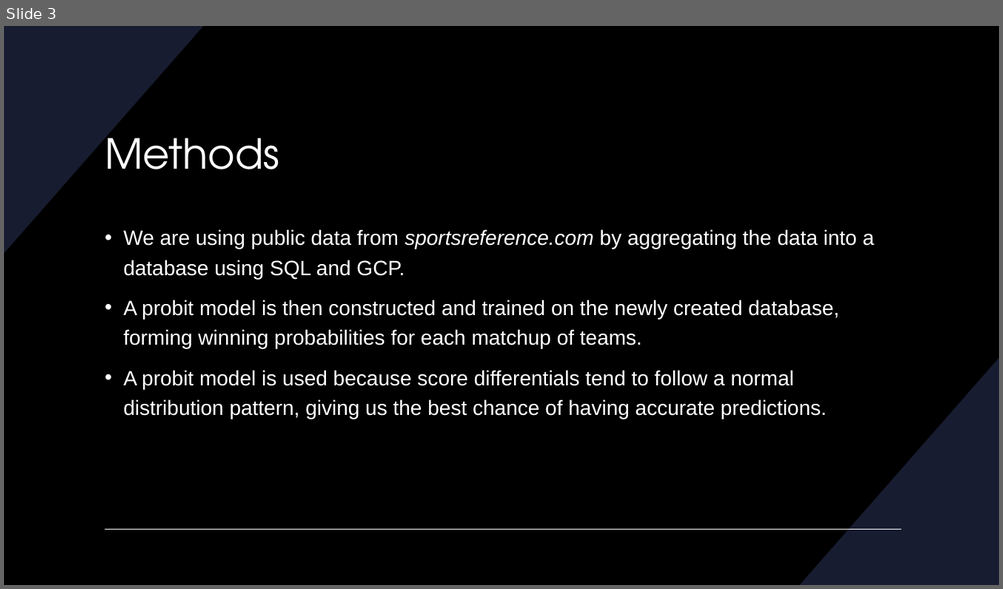
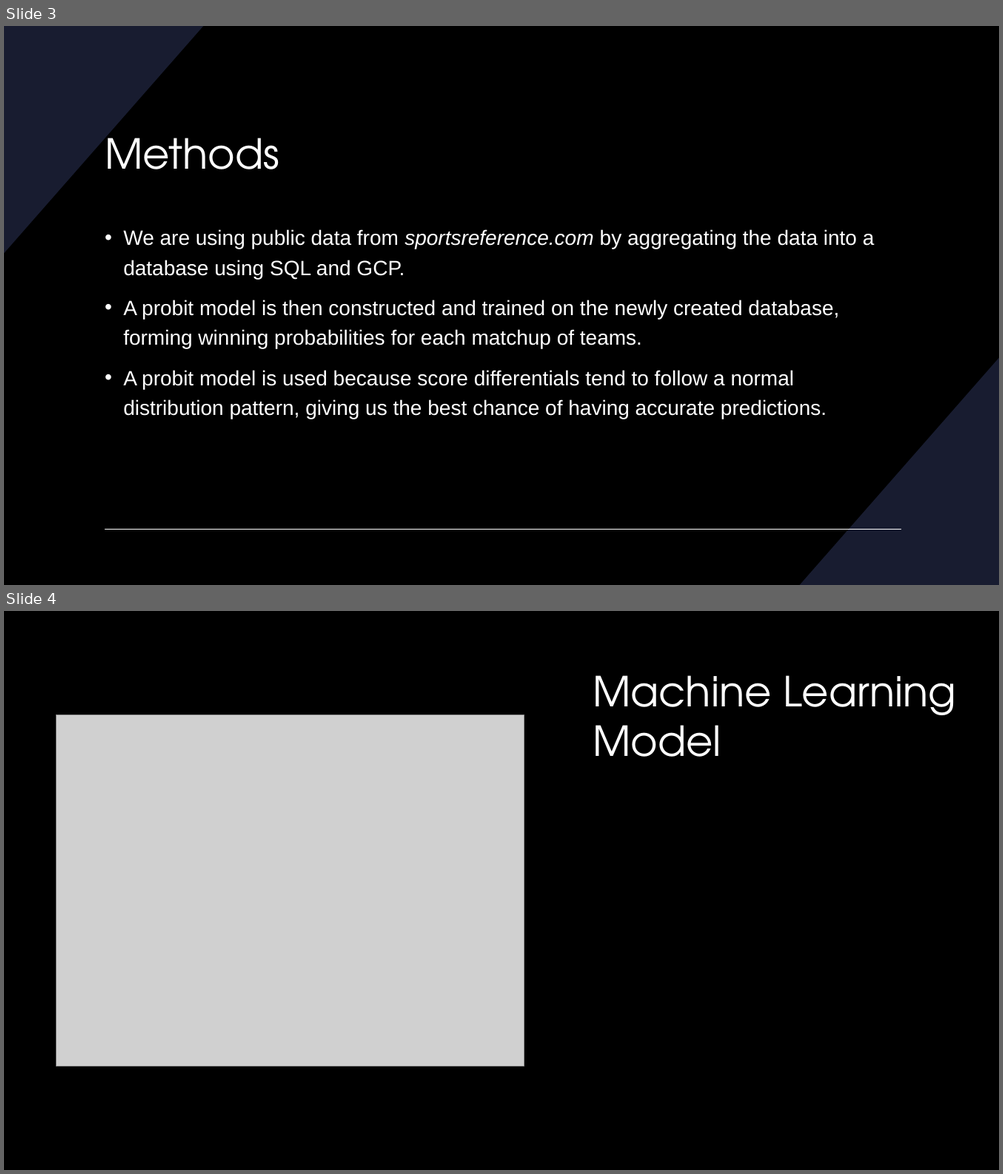
Before and after one commit to crawleyliam/NBA_playoff_bracket, a slide deck: NBA Playoff Powerpoint.pptx. Shown one above the other, each under a label of ours: slide 3 before the commit, slides 3 and 4 after it. The pictures are 1003x589 and 1003x1174 pixels, drawn with LibreOffice and Linux fonts; fonts in the diff are those of the drawing; grey boxes stand for pictures. Boxes give left, top, right and bottom in pixels: in the first picture for what was removed or moved away, otherwise in the second. Text is boxed around its words. In the diff, an @@ line names an element or a change of style, - is before the commit and + after.

Commit message:
Added chart.

```diff
--- a/NBA Playoff Powerpoint.pptx
+++ b/NBA Playoff Powerpoint.pptx
@@ slide 4 added at <box>4,611,999,1170</box>, background #000000; not listed: 2 template elements that a slide beside it also shows @@
@@ rectangle added at <box>4,611,999,1170</box>, fill #000000 @@
@@ title added at <box>592,675,956,757</box>, 40 pt, text #FFFFFF @@
+Machine Learning Model
@@ picture added at <box>57,715,524,1067</box> @@
```
